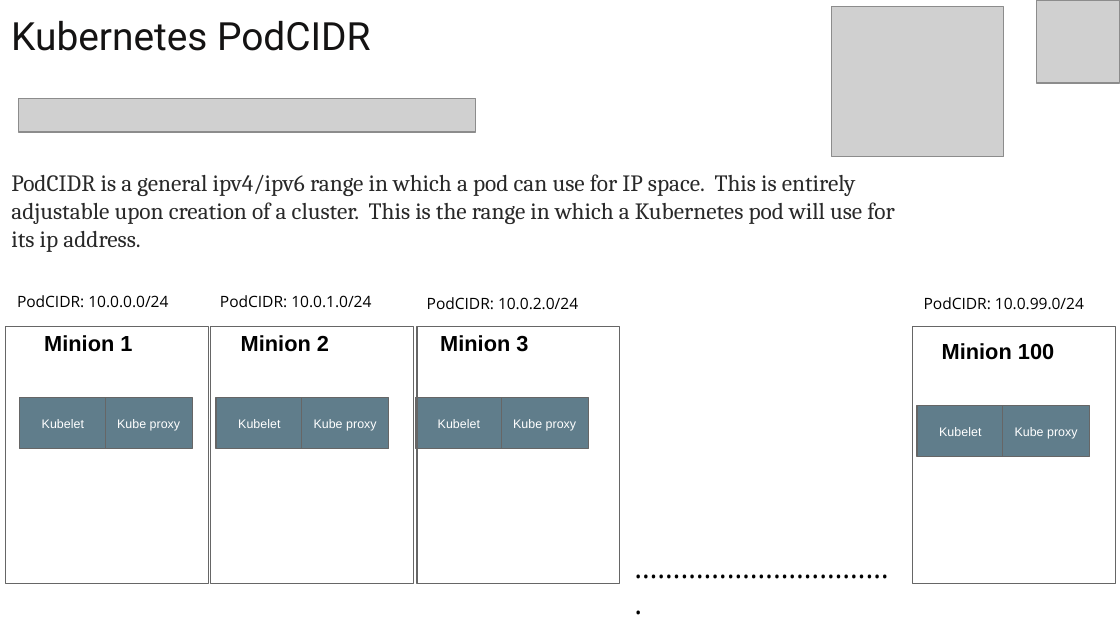
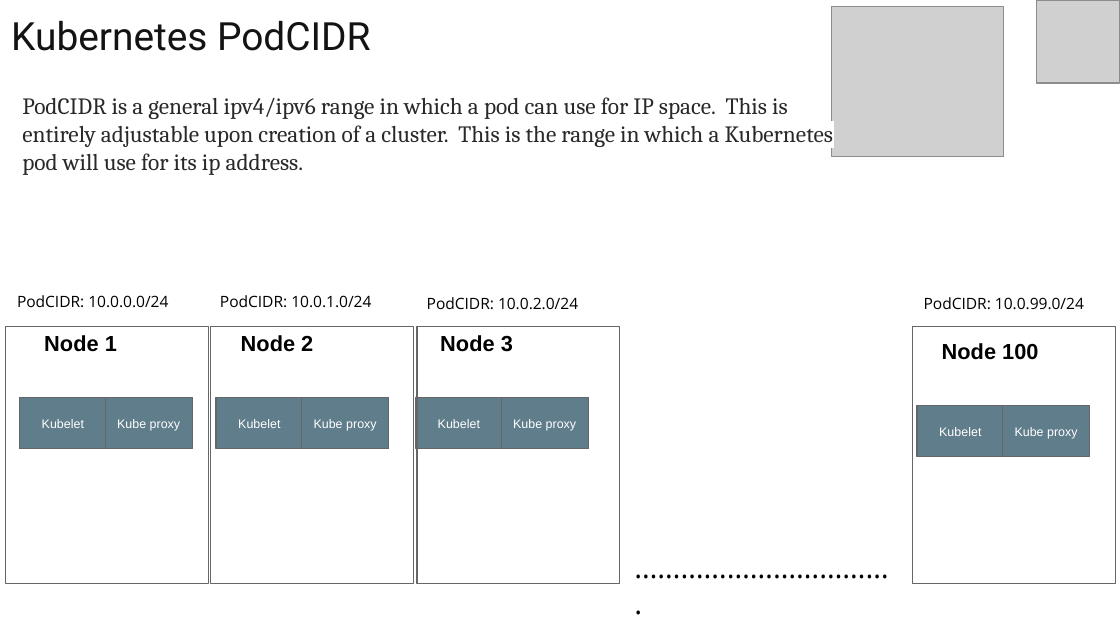
Before and after one commit to burnyd/nynog-k8s-networking-101, a slide deck: slide 8 of Nynog-K8s-networking-101.pptx. Drawn at 1120x630 pixels with LibreOffice and Linux fonts; fonts in the diff are those of the drawing; grey boxes stand for pictures. Boxes give left, top, right and bottom in pixels: in the first picture for what was removed or moved away, otherwise in the second. Text is boxed around its words. In the diff, an @@ line names an element or a change of style, - is before the commit and + after.

```diff
--- a/Nynog-K8s-networking-101.pptx
+++ b/Nynog-K8s-networking-101.pptx
@@ text "PodCIDR is a general ipv4/ipv6 ..." rewrapped from (x1=11, y1=174, x2=894, y2=252) to (x1=22, y1=97, x2=833, y2=175) @@
@@ picture removed at (x1=19, y1=99, x2=476, y2=132) @@
@@ text at (x1=44, y1=335, x2=117, y2=352): text changed @@
-Minion 1
+Node 1
@@ text at (x1=241, y1=335, x2=313, y2=352): text changed @@
-Minion 2
+Node 2
@@ text at (x1=440, y1=335, x2=513, y2=352): text changed @@
-Minion 3
+Node 3
@@ text at (x1=942, y1=343, x2=1038, y2=360): text changed @@
-Minion 100
+Node 100
```
Also in this commit, not shown: 13 other slides changed, 2 slides added, 1 slide removed.
